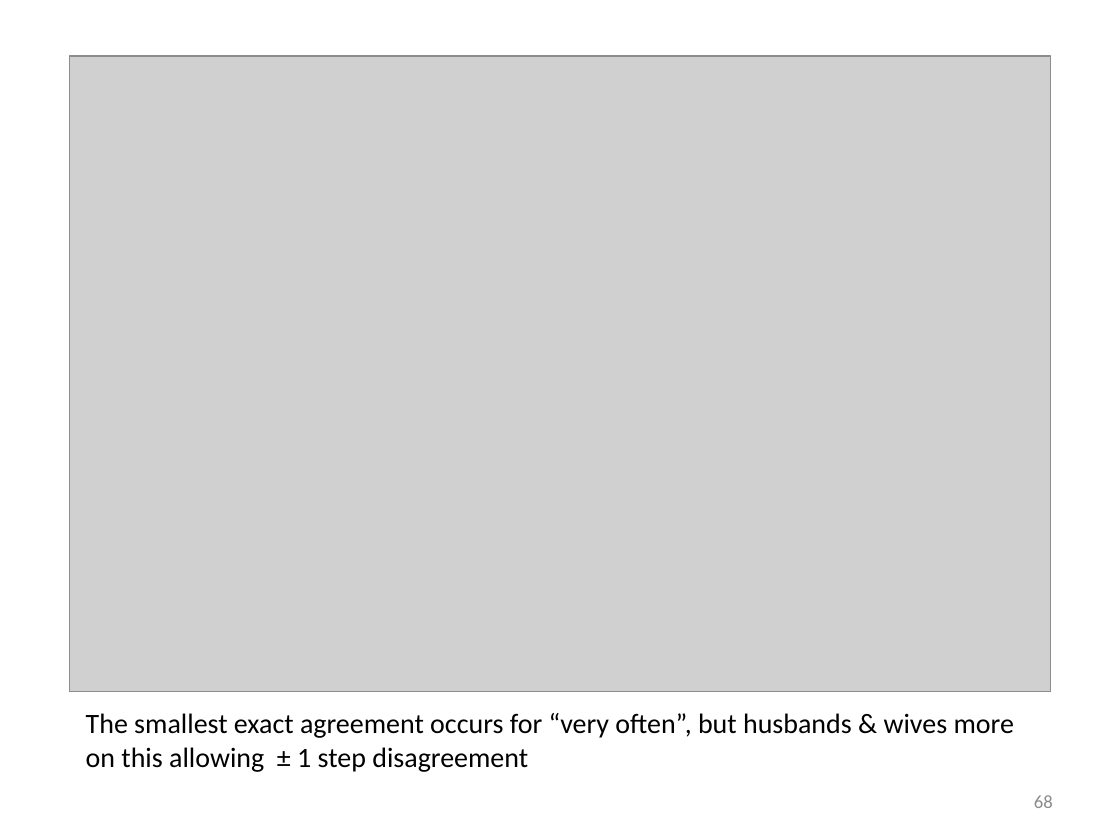
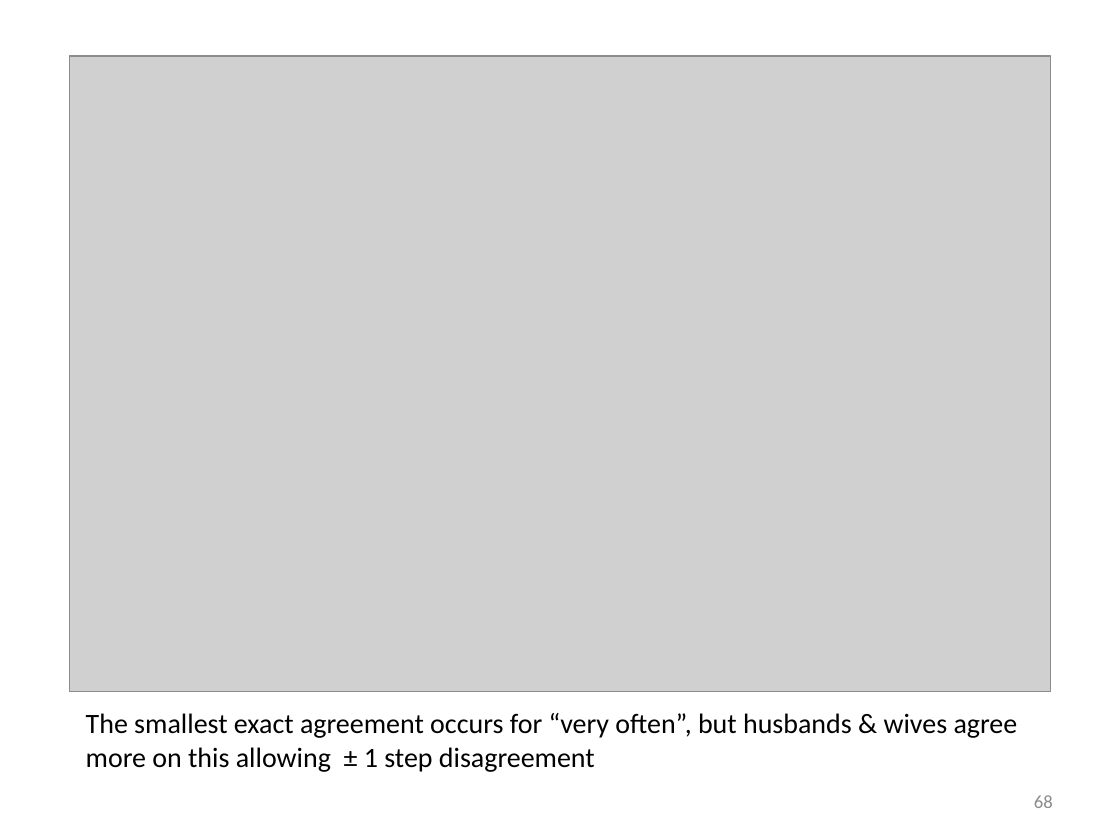
Before and after one commit to friendly/psy6136, a slide deck: slide 68 of docs/lectures/03-Twoway1.pptx. Drawn at 1120x840 pixels with LibreOffice and Linux fonts; fonts in the diff are those of the drawing; grey boxes stand for pictures. Boxes give left, top, right and bottom in pixels: in the first picture for what was removed or moved away, otherwise in the second. Text is boxed around its words. In the diff, an @@ line names an element or a change of style, - is before the commit and + after.

```diff
--- a/docs/lectures/03-Twoway1.pptx
+++ b/docs/lectures/03-Twoway1.pptx
@@ text at (86,713,1018,772): text changed @@
-The smallest exact agreement occurs for “very often”, but husbands & wives more on this allowing ± 1 step disagreement
+The smallest exact agreement occurs for “very often”, but husbands & wives agree more on this allowing ± 1 step disagreement
```
Also in this commit, not shown: 3 other slides changed, 16 other files.
